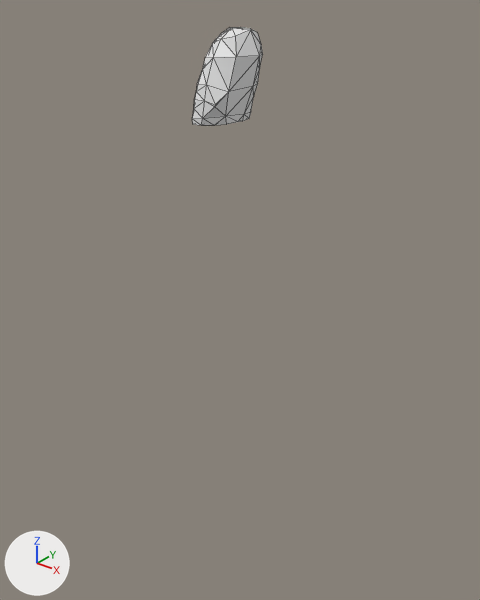
The glTF model assets/terrain/surface_pieces/surf_7_4.glb as it was, and as the next commit left it.
One viewpoint serves both versions: a 50 mm camera at (-59.39, 71.07, -10.51) aimed at (-72.6, 87.58, -20.74). The lights are fixed; the arrows at lower left show +X, +Y and +Z. The first picture is the older version. Mesh edges are drawn as thin lines. Where no turn or scale is listed for an object, it has been applied to the vertices.

The first picture shows 'geometry_0'.
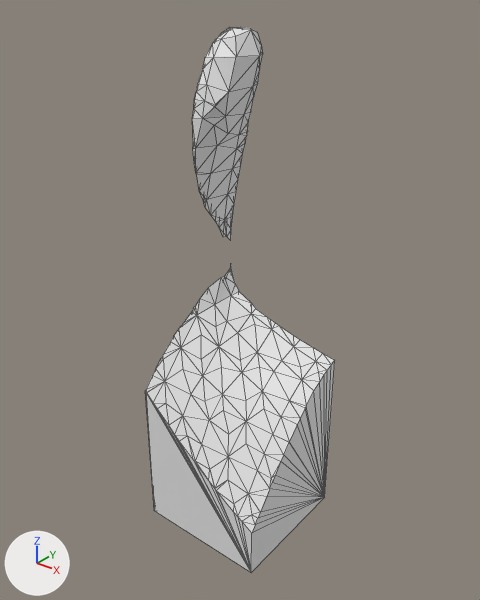
Changed parts and their boxes [x1, y1, x2, y2] in the pictures (480 x 600 px):
'geometry_0', reshaped (165% wider, 453% taller): before [192, 27, 263, 125]; after [145, 27, 335, 573]
part 1 of me_geometry_0, added: after [145, 265, 335, 573]
part 2 of me_geometry_0, built on: before [192, 112, 251, 125]; after [192, 112, 251, 240]

What the commit changed:
me_geometry_0 is used by ob_geometry_0; location (0.0, 0.0, 0.0).
me_geometry_0 had 49 vertices, 94 faces and spanned x -75.0..-73.3, y 88.01..90.0, z -15.0..-12.01.
me_geometry_0 now has 209 vertices, 410 faces and spans x -75.0..-70.0, y 85.0..90.0, z -30.0..-12.01.
me_geometry_0 part 1: a new loose piece of 134 vertices spanning x -75.0..-70.0, y 85.0..90.0, z -30.0..-20.77.
Part 2, on me_geometry_0:
10 vertices are removed from x -75.0..-74.02, y 88.01..90.0, z -15.0.
27 faces are deleted.
36 vertices are added at x -75.0..-74.15, y 87.98..90.0, z -19.79..-15.13.
79 new faces join them.
